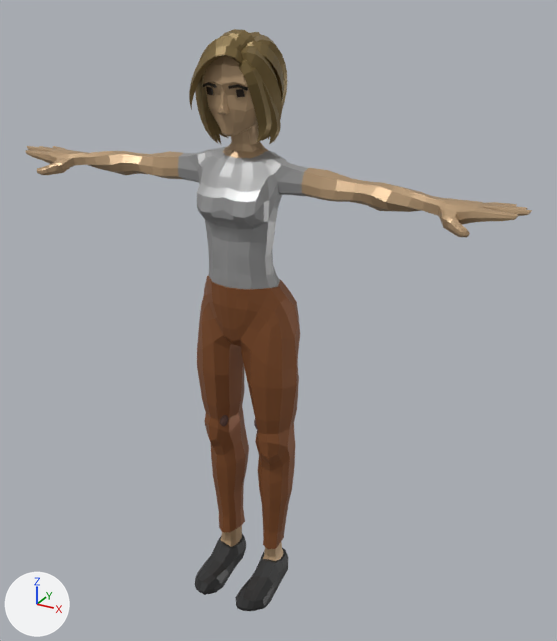
The glTF model generated/avatar-assets/character-avatara-premium.glb, before and after one commit.
Rendered twice from a 50 mm camera at (1.162, -1.967, 1.961) aimed at (0.084, -0.007, 0.981). Lighting does not change. The marker at lower left points along +X, +Y and +Z. The picture after the commit comes second. Where no turn or scale is listed for an object, it has been applied to the vertices. Vertices at exactly the same position are counted once.

The first picture shows 'AvatarA_soft_curl_-1_4', 'Casual_Body', 'Casual_Feet', 'Casual_Head', 'Casual_Legs'.
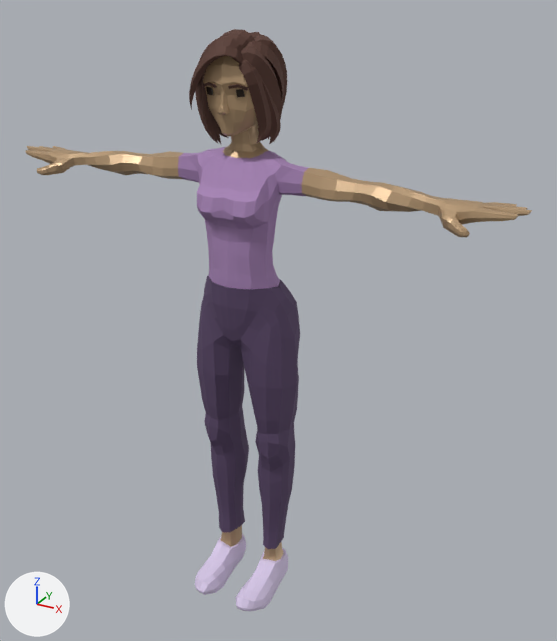
Boxes [x1, y1, x2, y2] around the edits, measured in the pictures (557 x 641 px):
'Casual_Legs', recoloured (brown to dark purple): [197, 276, 300, 549] in both
'AvatarA_soft_curl_-1_4', deleted: before [220, 415, 228, 427]
part 1 of me_casual_body, recoloured (grey to greyish purple): [178, 147, 308, 289] in both
part 2 of me_casual_feet, recoloured (dark grey to pale blue): [195, 534, 288, 611] in both
part 3 of me_casual_head, recoloured: [189, 29, 287, 144] in both
part 4 of me_casual_head, recoloured: [203, 82, 248, 90] in both

What changed in the scene script:
```text
Add mat_avatar_avatara_0_casual_legs:
    mat_avatar_avatara_0_casual_legs = principled_material('Avatar_AvatarA_0_Casual_Legs')
    mat_avatar_avatara_0_casual_legs.base_color = (0.125, 0.0802, 0.165)  # dark purple #635071
    mat_avatar_avatara_0_casual_legs.metallic = 0.4
    mat_avatar_avatara_0_casual_legs.roughness = 0.77
Add mat_avatar_avatara_2_casual_head:
    mat_avatar_avatara_2_casual_head = principled_material('Avatar_AvatarA_2_Casual_Head')
    mat_avatar_avatara_2_casual_head.base_color = (0.122, 0.0578, 0.0437)  # brown #62443b
    mat_avatar_avatara_2_casual_head.metallic = 0.4
    mat_avatar_avatara_2_casual_head.roughness = 0.77
Add mat_avatar_avatara_1_casual_head:
    mat_avatar_avatara_1_casual_head = principled_material('Avatar_AvatarA_1_Casual_Head')
    mat_avatar_avatara_1_casual_head.base_color = (0.122, 0.0578, 0.0437)  # brown #62443b
    mat_avatar_avatara_1_casual_head.metallic = 0.4
    mat_avatar_avatara_1_casual_head.roughness = 0.77
Add mat_avatar_avatara_1_casual_feet:
    mat_avatar_avatara_1_casual_feet = principled_material('Avatar_AvatarA_1_Casual_Feet')
    mat_avatar_avatara_1_casual_feet.base_color = (0.768, 0.665, 0.888)  # pale blue #e3d5f2
    mat_avatar_avatara_1_casual_feet.metallic = 0.4
    mat_avatar_avatara_1_casual_feet.roughness = 0.77
Add mat_avatar_avatara_0_casual_body:
    mat_avatar_avatara_0_casual_body = principled_material('Avatar_AvatarA_0_Casual_Body')
    mat_avatar_avatara_0_casual_body.base_color = (0.429, 0.266, 0.509)  # greyish purple #af8dbd
    mat_avatar_avatara_0_casual_body.metallic = 0.4
    mat_avatar_avatara_0_casual_body.roughness = 0.77
Change me_casual_body:
    where me_casual_body.from_pydata(...)  # 1328 vertices, 2626 faces; spans x -0.83..0.83, y -0.19..0.01, z 1.12..1.54
    used by ob_casual_body; location = (0.0, 0.0, 0.0)
    me_casual_body part 1: all 460 faces that had it switch from mat_white (grey #a3a3a3) to mat_avatar_avatara_0_casual_body (greyish purple #af8dbd)
Change me_casual_feet:
    where me_casual_feet.from_pydata(...)  # 280 vertices, 538 faces; spans x -0.142..0.142, y -0.271..0.015, z -0.009..0.184
    used by ob_casual_feet; location = (0.0, 0.0, 0.0)
    me_casual_feet part 2: all 428 faces that had it switch from mat_grey (dark grey #383838) to mat_avatar_avatara_1_casual_feet (pale blue #e3d5f2)
Change me_casual_head:
    where me_casual_head.from_pydata(...)  # 1337 vertices, 2526 faces; spans x -0.118..0.116, y -0.193..0.099, z 1.523..1.843
    used by ob_casual_head; location = (0.0, 0.0, 0.0)
    me_casual_head part 3: all 2128 faces that had it switch from mat_hair_blond (brown #7e6a3f) to mat_avatar_avatara_1_casual_head (brown #62443b)
    me_casual_head part 4: all 40 faces that had it switch from mat_hair_brown (brown #372e24) to mat_avatar_avatara_2_casual_head (brown #62443b)
Change me_casual_legs:
    where me_casual_legs.from_pydata(...)  # 355 vertices, 706 faces; spans x -0.18..0.18, y -0.173..0.059, z 0.146..1.134
    remove me_casual_legs.materials.append(mat_orange)  # brown #8f5832
    add me_casual_legs.materials.append(mat_avatar_avatara_0_casual_legs)  # dark purple #635071
Remove ob_avatara_soft_curl__1_4:
    ob_avatara_soft_curl__1_4 = bpy.data.objects.new('AvatarA_soft_curl_-1_4', me_sphere_004)
    ob_avatara_soft_curl__1_4.location = (-0.074, -0.106, 0.629)
```
